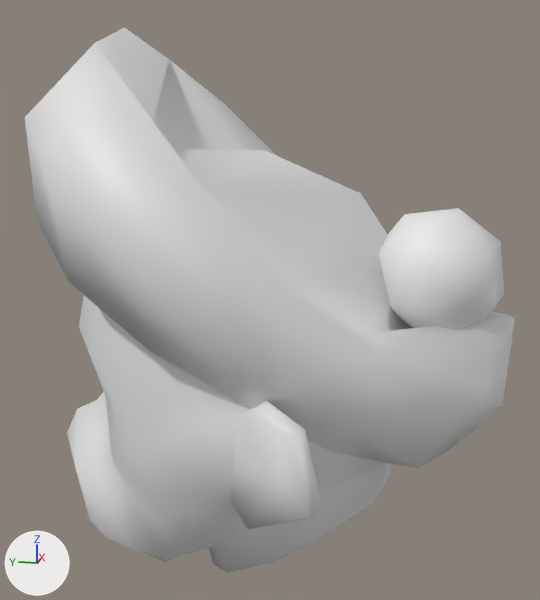
The glTF model assets/Converted Models/HairStyle/Human Male/Male monkey head.glb: old version first, new version second.
The view is the same before and after, from a 50 mm lens placed at (-0.553, -0.11, 0.25), pointed at (0.002, 0.001, 0.111). Lighting does not change. The marker at lower left points along +X, +Y and +Z. The older version comes first.

The first picture shows '��ͷ_2'.
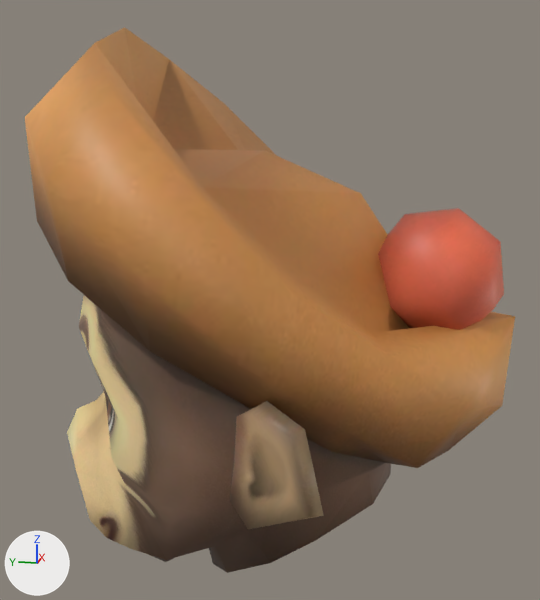
What differs and where, as boxes (x1, y1, x2, y2) in the pictures (540 x 600 px):
'��ͷ_2', recoloured (white to brown): (25, 27, 515, 573) in both

The change, as a diff of the scene's bpy script:
```diff
--- a/assets/Converted Models/HairStyle/Human Male/Male monkey head.glb.py
+++ b/assets/Converted Models/HairStyle/Human Male/Male monkey head.glb.py
@@ img_tex_8319009613304873433 @@
+img_tex_8319009613304873433 = load_image('tex_8319009613304873433', '_unpacked/tex_8319009613304873433', 512, 512, 'sRGB')
@@ mat_猴头_2_mat_001 @@
+mat_猴头_2_mat_001 = principled_material('猴头_2_mat.001')
+mat_猴头_2_mat_001.texture = img_tex_8319009613304873433
@@ me_ͷ_2 @@
 me_ͷ_2.from_pydata(...)  # 204 vertices, 398 faces; spans x -0.165..0.165, y -0.182..0.178, z -0.108..0.313
+me_ͷ_2.materials.append(mat_猴头_2_mat_001)  # picture img_tex_8319009613304873433
```
